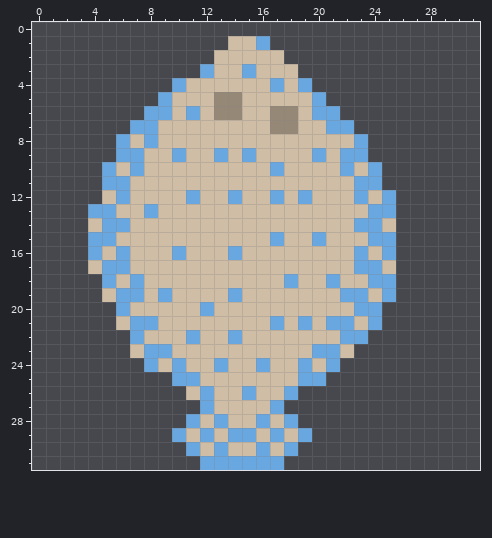
File history of a pixel-art sprite, public/benchmark3/assets/peacockflounder.png. The picture above was drawn from the file before the commit.
The file is 32x32 pixels.
Now the later version:
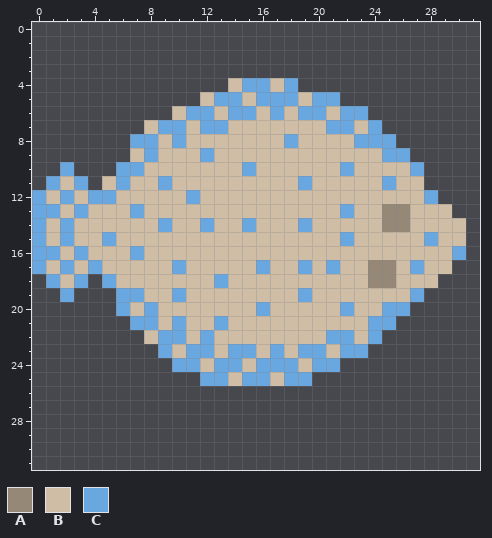
Palette (. is transparent): A #968877  B #d0bda5  C #69a7e1
Edits made:
y 1: x 14..16 BBC -> ...
y 2: x 13..17 BBBBB -> .....
y 3: x 12..18 CBBCBBB -> .......
y 4: x 10..13 CBBB -> ....; x 15..19 BBCBC -> CCBC.
y 5: x 9..11 CBB -> ...; x 13..14 AA -> CC; x 16..18 BBB -> CCC; x 21 . -> C
y 6: x 8..9 CC -> ..; x 12..15 BAAB -> CBCC; x 17..19 AAB -> CBC; x 21..23 C.. -> BCC
y 7: x 7..10 CCBB -> .BCC; x 12..13 BB -> CC; x 17..18 AA -> BB; x 23..24 .. -> BC
y 8: x 6..7 CB -> .C; x 10 B -> C; x 18 B -> C; x 24..25 .. -> CC
y 9: x 6..8 CCB -> .BC; x 10 C -> B; x 12..13 BC -> CB; x 15 C -> B; x 20 C -> B; x 22..26 CC... -> BBBCC
y 10: x 2 . -> C; x 5..6 CB -> .C; x 15 B -> C; x 17 C -> B; x 24..27 C... -> BBBC
y 11: x 1..3 ... -> CBC; x 5 C -> B; x 9 B -> C; x 19 B -> C; x 23..27 CC... -> BBCBB
y 12: x 0..6 .....BC -> CBCBCCB; x 14 C -> B; x 17 C -> B; x 19 C -> B; x 23 C -> B; x 25..28 C... -> BBBC
y 13: x 0..5 ....CC -> CCBCBB; x 7..8 BC -> CB; x 22 B -> C; x 24..29 CC.... -> BAABBB
y 14: x 0..3 .... -> CBCB; x 5..6 CC -> BB; x 9 B -> C; x 12 B -> C; x 15 B -> C; x 19 B -> C; x 23..30 CCB..... -> BBAABBBB
y 15: x 0..4 ....C -> CBCBB; x 17 C -> B; x 20 C -> B; x 22 B -> C; x 24..30 CC..... -> BBBBCBB
y 16: x 0..4 ....C -> CCBCB; x 6..7 CB -> BC; x 10 C -> B; x 14 C -> B; x 23 C -> B; x 25..30 C..... -> BBBBBC
y 17: x 0..6 ....BCC -> CBCBCBB; x 10 B -> C; x 16 B -> C; x 19 B -> C; x 21 B -> C; x 23..29 CCB.... -> BAABCBB
y 18: x 1..3 ... -> CBC; x 7 C -> B; x 13 B -> C; x 18 C -> B; x 21 C -> B; x 24..28 CC... -> AABBB
y 19: x 2 . -> C; x 5 B -> .; x 9..10 CB -> BC; x 14 C -> B; x 19 B -> C; x 22..23 CC -> BB; x 25..27 C.. -> BBC
y 20: x 8 B -> C; x 12 C -> B; x 16 B -> C; x 22..26 BCC.. -> CBBCC
y 21: x 6 B -> .; x 10 B -> C; x 13 B -> C; x 17 C -> B; x 19 C -> B; x 21..22 CC -> BB; x 25 . -> C
y 22: x 7 C -> .; x 9..12 BBCB -> CCBC; x 14 C -> B; x 21 B -> C; x 23..24 C. -> BC
y 23: x 7..8 BC -> ..; x 11..12 BB -> CC; x 14..15 BB -> CC; x 17 B -> C; x 19 B -> C; x 21..23 CB. -> BCC
y 24: x 8..9 CB -> ..; x 11 B -> C; x 14 B -> C; x 17..20 BBCB -> CCBC
y 25: x 10..13 CCBB -> ..CC; x 15..16 BB -> CC; x 18 B -> C; x 20 C -> .
y 26: x 11..18 BCBBCBBC -> ........
y 27: x 12..17 CBBBBC -> ......
y 28: x 11..18 CBCBBCBC -> ........
y 29: x 10..19 CBCBCCBCBC -> ..........
y 30: x 11..18 CBCBBCBC -> ........
y 31: x 12..17 CCCCCC -> ......
Changed places in both pictures, as pixel boxes (x1, y1, x2, y2):
changed: (32, 36, 466, 470)
